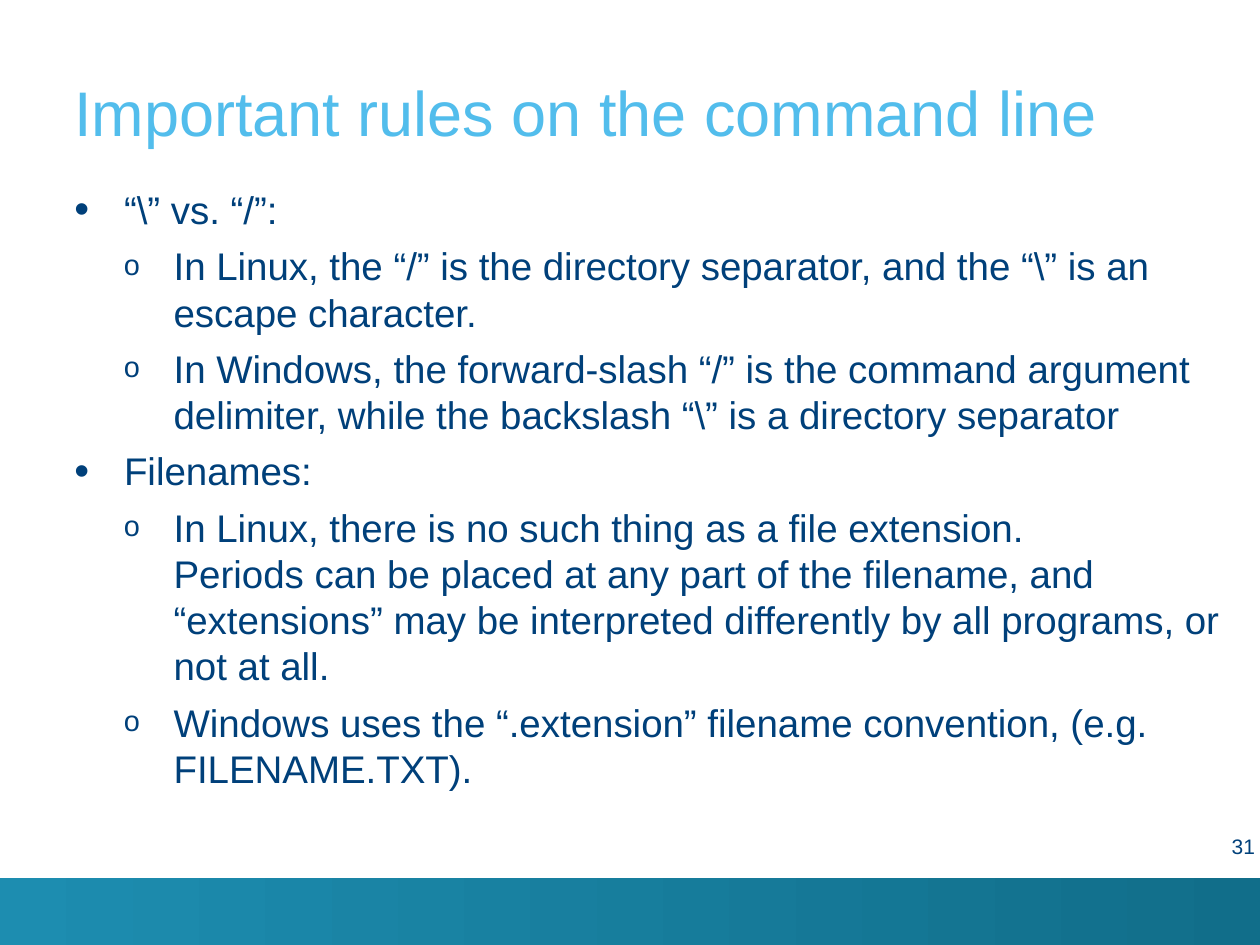
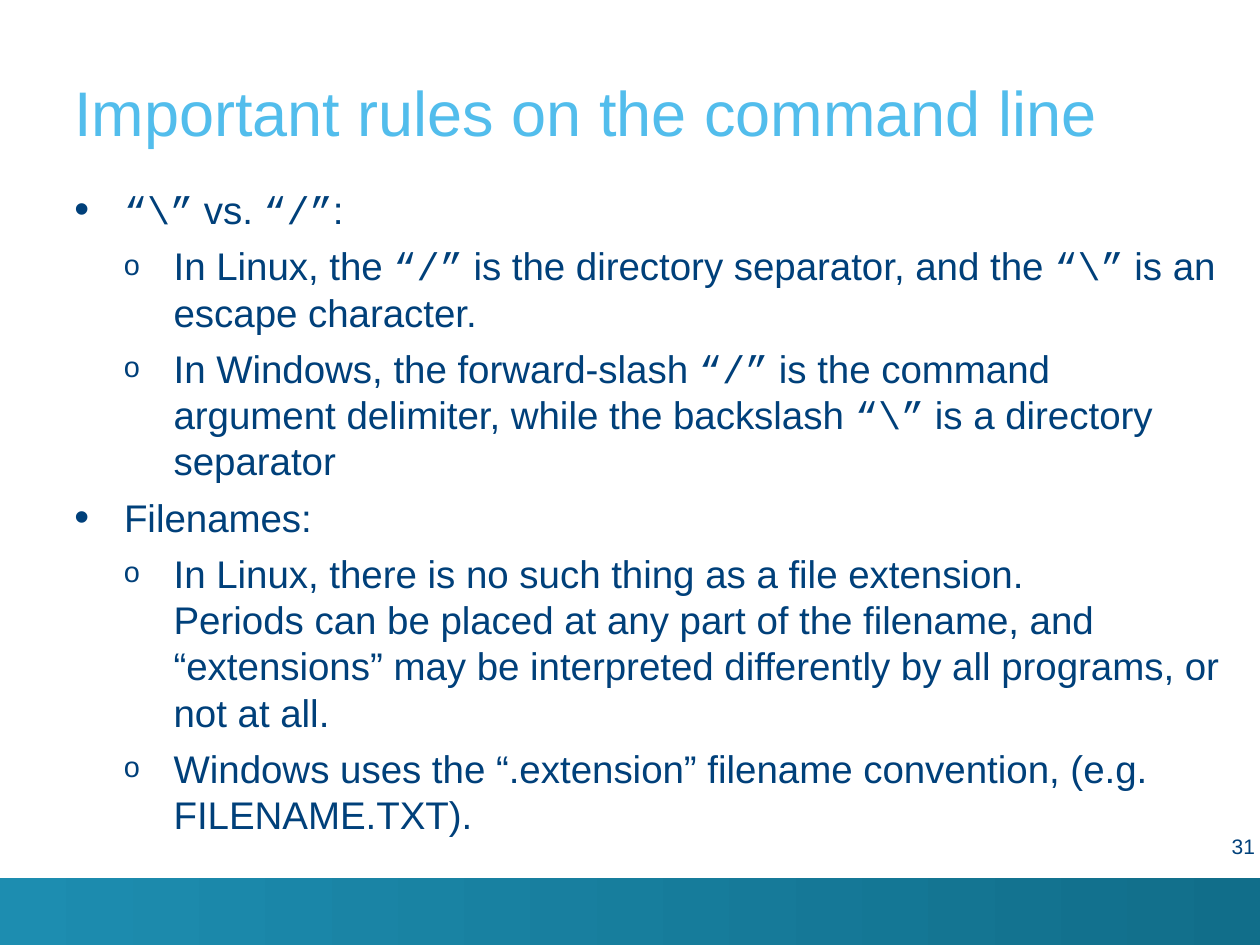
Before and after one commit to hpcleuven/Linux-intro, a slide deck: slide 31 of Linux-intro.pptx. Drawn at 1260x945 pixels with LibreOffice and Linux fonts; fonts in the diff are those of the drawing; background and template pictures are left out. Boxes give left, top, right and bottom in pixels: in the first picture for what was removed or moved away, otherwise in the second. Text is boxed around its words. In the diff, an @@ line names an element or a change of style, - is before the commit and + after.

```diff
--- a/Linux-intro.pptx
+++ b/Linux-intro.pptx
@@ text at [174, 203, 1216, 483]: font Arial to Courier New in "“\” “/”:", "“/” “\”", "“/” “\”" @@
```
Also in this commit, not shown: 14 other slides changed, 8 slides removed, 3 other files.
